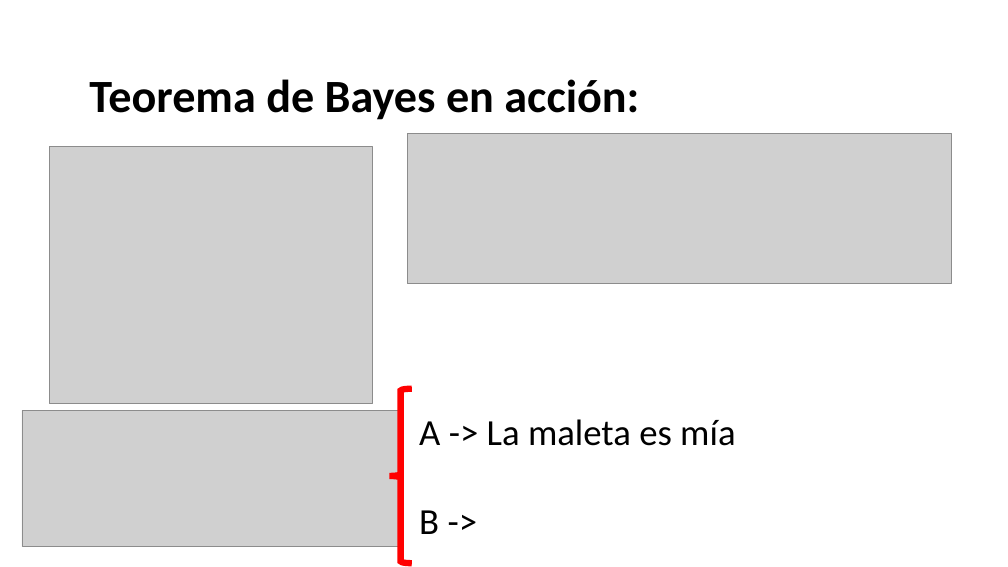
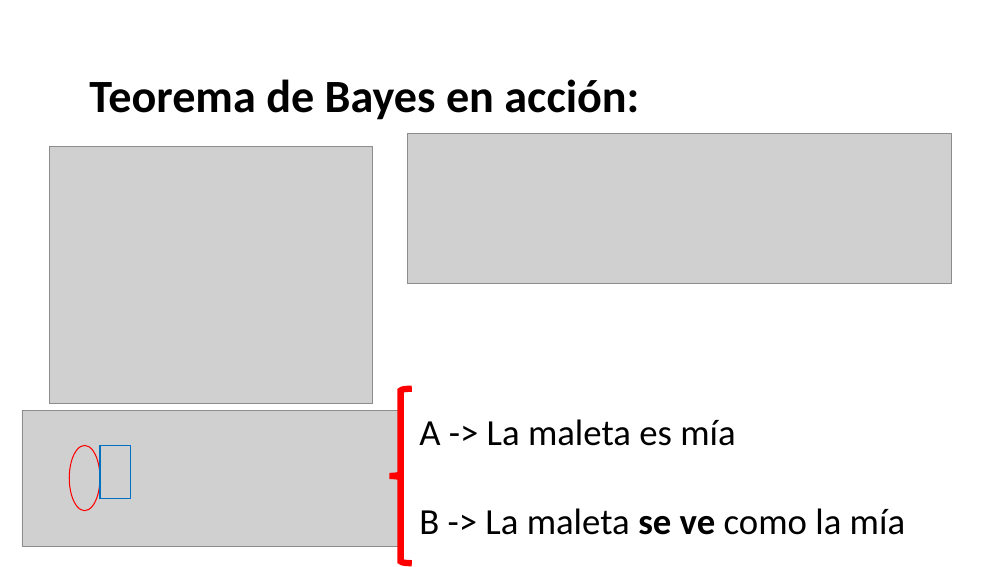
Before and after one commit to Adrifelcha/afchavez-019, a slide deck: slide 32 of Lab25/Adjuntías/2020-2/InferenciaBayesiana.pptx (slide 80 before the commit). Drawn at 1008x567 pixels with LibreOffice and Linux fonts; fonts in the diff are those of the drawing; grey boxes stand for pictures. Boxes give left, top, right and bottom in pixels: in the first picture for what was removed or moved away, otherwise in the second. Text is boxed around its words. In the diff, an @@ line names an element or a change of style, - is before the commit and + after.

```diff
--- a/Lab25/Adjuntías/2020-2/InferenciaBayesiana.pptx
+++ b/Lab25/Adjuntías/2020-2/InferenciaBayesiana.pptx
@@ ellipse added at <box>70,445,101,510</box>, outline #FF0000 1 pt @@
@@ rectangle added at <box>100,445,131,499</box>, outline #0070C0 1 pt @@
@@ text at <box>419,508,905,535</box>: text changed @@
-B ->
+B -> La maleta se ve como la mía
```
Also in this commit, not shown: 13 other slides changed, 2 slides added, 60 slides removed, 5 other files.
